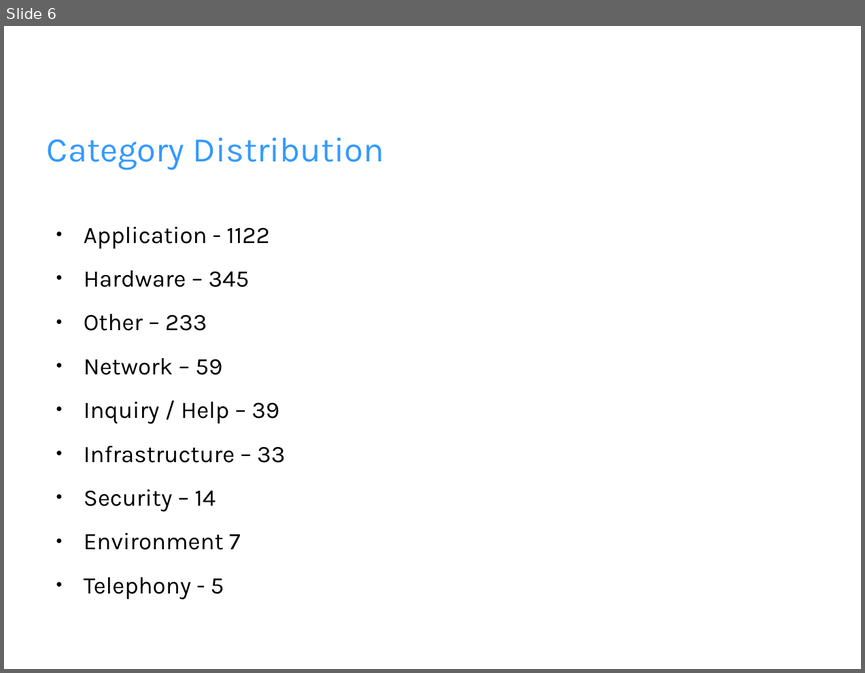
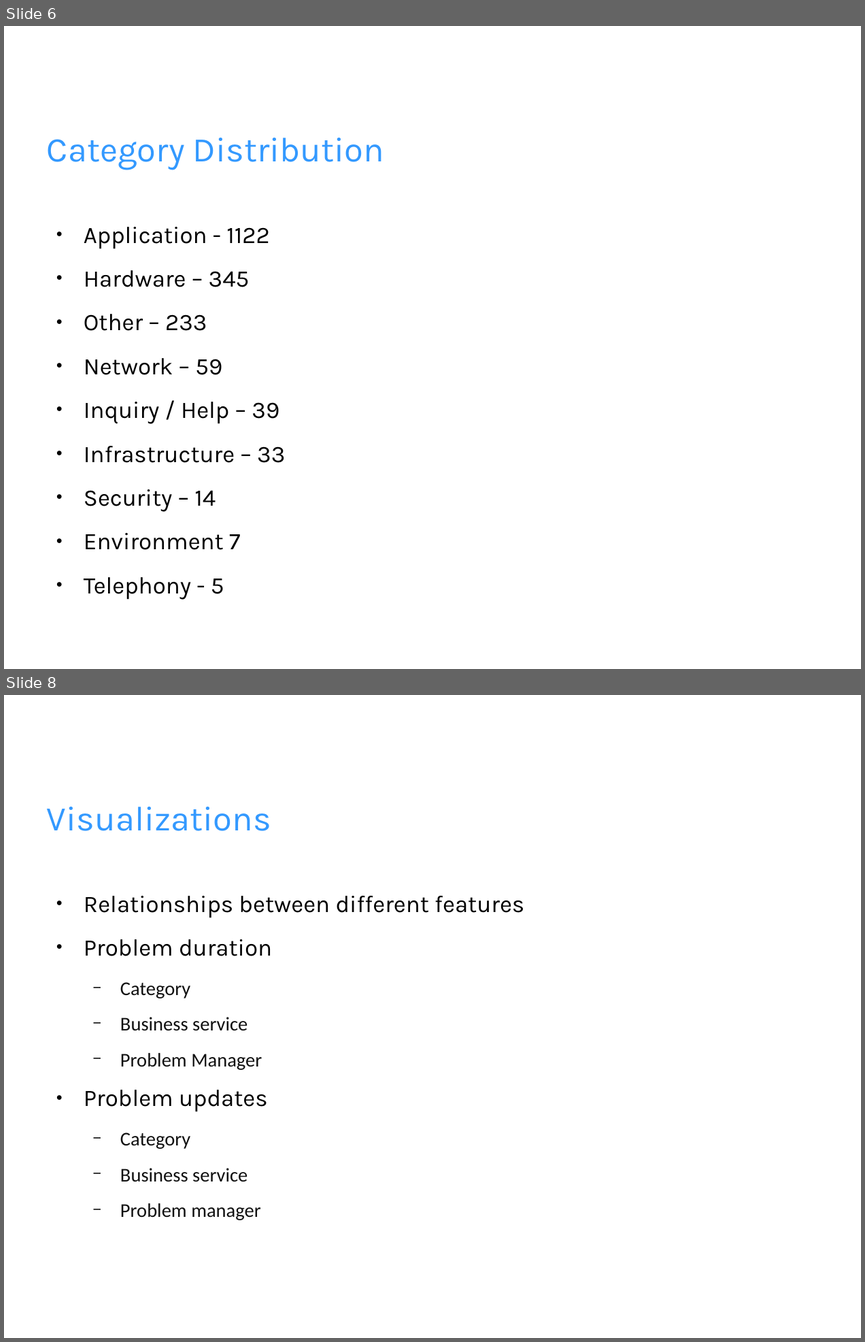
Before and after one commit to wjbrittonv/UMRFDataScience, a slide deck: MacClusteringProject/data_analysis.pptx. Shown one above the other, each under a label of ours: slide 6 before the commit, slides 6 and 8 after it; the slides between them are not shown. The pictures are 865x673 and 865x1342 pixels, drawn with LibreOffice and Linux fonts; fonts in the diff are those of the drawing; background and template pictures are left out. Boxes give left, top, right and bottom in pixels: in the first picture for what was removed or moved away, otherwise in the second. Text is boxed around its words. In the diff, an @@ line names an element or a change of style, - is before the commit and + after.

Commit message:
Tfidf vectorization of descriptions, duration analysis, and further presentation work

```diff
--- a/MacClusteringProject/data_analysis.pptx
+++ b/MacClusteringProject/data_analysis.pptx
@@ slide 8 added at (4, 695, 861, 1338), background picture (left out) @@
@@ text added at (47, 807, 271, 831), 32 pt, text #3399FF @@
+Visualizations
@@ text added at (84, 896, 524, 1220), 18 pt, text #111111 @@
+● Relationships between different features
+● Problem duration
+  − Category
+  − Business service
+  − Problem Manager
+● Problem updates
+  − Category
+  − Business service
+  − Problem manager
```
Also in this commit, not shown: 2 slides changed, 11 other slides added, 11 slides removed, 13 other files.
